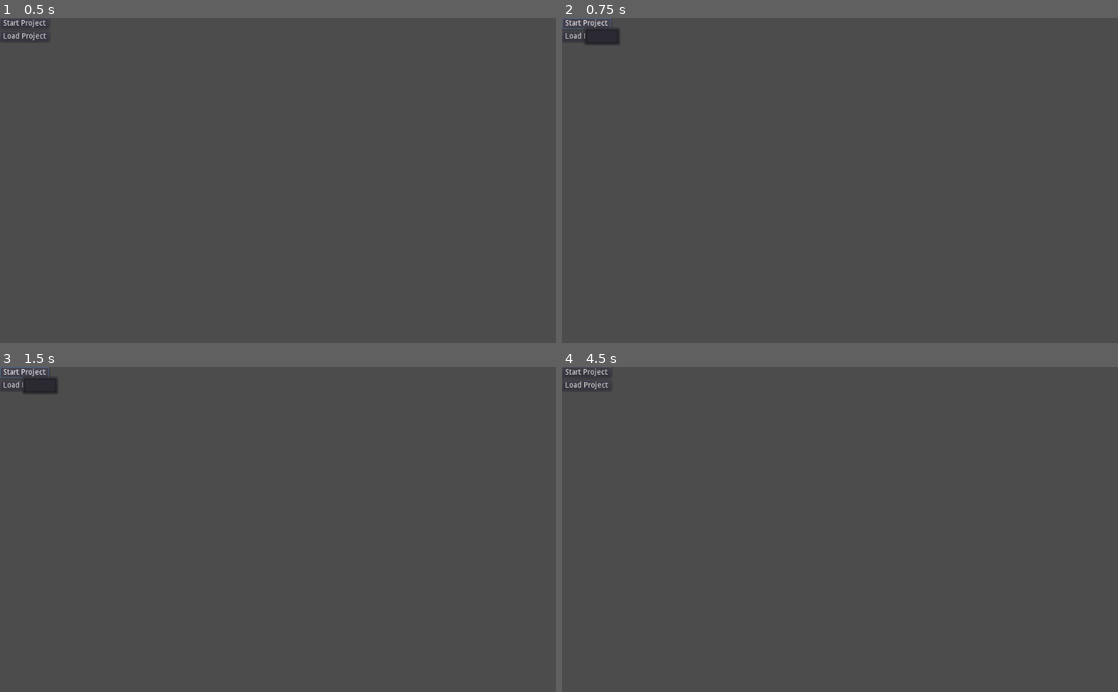
Above: before the commit, frames 1-4 (two rows, left to right).
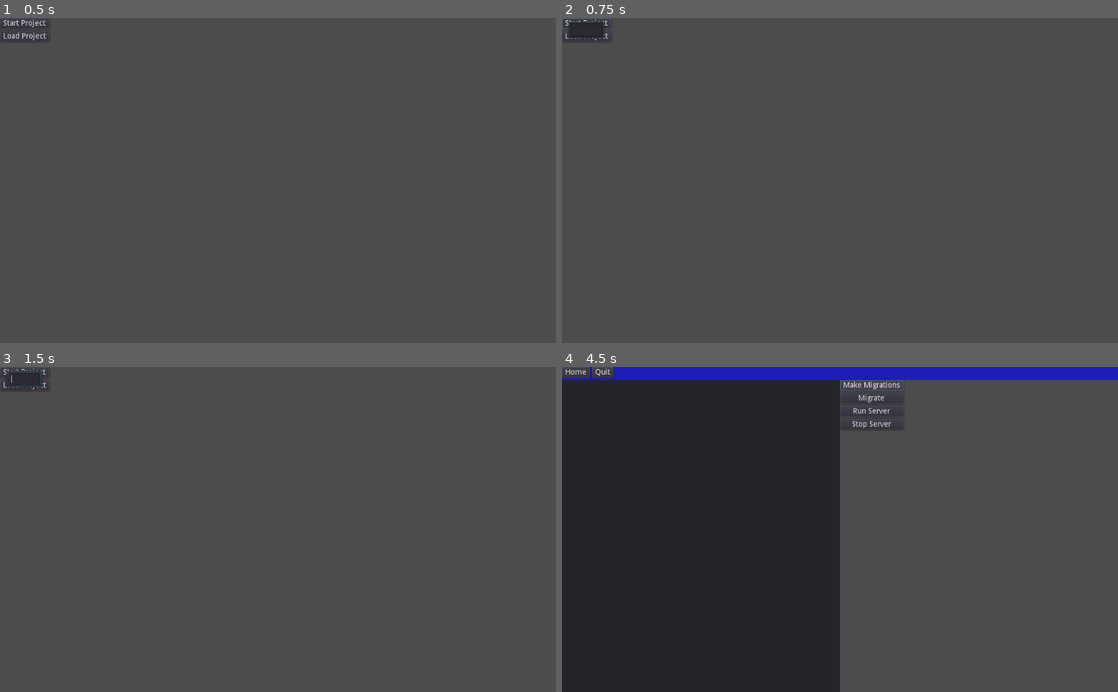
Above: after the commit, the same moments.

Repository: deantony/Reinhardt
Game: Godot game, scene res://Scenes/Home.tscn
Two runs of this game, one before a commit and one after it. Both use one fixed random seed, a clock stepped at 60 frames per second and the inputs below. The project has no main scene, so this scene is started directly.
Inputs (mouse positions are in pixels of both pictures, inside the frame that each line leads up to):
- Up to frame 1 (0.5 s): no input
- Up to frame 2 (0.75 s): click "Start Project" at 0.5 s
- Up to frame 3 (1.5 s): click "Start Project" at 1.25 s
- Up to frame 4 (4.5 s): click "Start Project" at 2 s; click "Load Project" at 2.75 s; tap Enter at 3.5 s; click (873, 386) at 4.25 s, where only the run after the commit has a clickable "Make Migrations"

Frame 1 is identical in both runs. In frame 2, 0.3% of the frame differs, in the area x 1-11%, y 0-9%; in frame 3, 0.3%; in frame 4, 52%, in the area x 0-100%, y 0-100%.

Commit message:
Added GUI Command Prompt

Diff:
--- a/ReinhardtProject/Scenes/Home.tscn
+++ b/ReinhardtProject/Scenes/Home.tscn
@@ -25,14 +25,16 @@
 text = "Load Project"
 
 [node name="StartProjectPop" type="PopupPanel" parent="CenterContainer"]
-margin_left = 41.0
-margin_top = 18.0
-margin_right = 49.0
-margin_bottom = 26.0
+margin_left = 12.0
+margin_top = 6.0
+margin_right = 78.0
+margin_bottom = 38.0
 
 [node name="ProjectName" type="LineEdit" parent="CenterContainer/StartProjectPop"]
-margin_right = 58.0
-margin_bottom = 24.0
+margin_left = 4.0
+margin_top = 4.0
+margin_right = 62.0
+margin_bottom = 28.0
 
 [node name="LoadProjectPop" type="FileDialog" parent="CenterContainer"]
 margin_left = -112.0
--- /dev/null
+++ b/ReinhardtProject/Scenes/ProjectScreen.tscn
@@ -0,0 +1,52 @@
+[gd_scene load_steps=2 format=2]
+
+[ext_resource path="res://Scripts/ProjectScreen.gd" type="Script" id=1]
+
+[node name="ProjectScreen" type="Node2D"]
+script = ExtResource( 1 )
+
+[node name="LeftGrid" type="GridContainer" parent="."]
+margin_right = 40.0
+margin_bottom = 40.0
+
+[node name="CenterGrid" type="GridContainer" parent="."]
+margin_right = 40.0
+margin_bottom = 40.0
+
+[node name="MakeMigrations" type="Button" parent="CenterGrid"]
+margin_right = 117.0
+margin_bottom = 20.0
+text = "Make Migrations"
+
+[node name="Migrate" type="Button" parent="CenterGrid"]
+margin_top = 24.0
+margin_right = 117.0
+margin_bottom = 44.0
+text = "Migrate"
+
+[node name="RunServer" type="Button" parent="CenterGrid"]
+margin_top = 48.0
+margin_right = 117.0
+margin_bottom = 68.0
+text = "Run Server"
+
+[node name="StopServer" type="Button" parent="CenterGrid"]
+margin_top = 72.0
+margin_right = 117.0
+margin_bottom = 92.0
+text = "Stop Server"
+
+[node name="RightGrid" type="GridContainer" parent="."]
+
+[node name="OutputPanel" type="Panel" parent="."]
+margin_right = 40.0
+margin_bottom = 40.0
+
+[node name="Output" type="Label" parent="OutputPanel"]
+margin_right = 40.0
+margin_bottom = 14.0
+
+[connection signal="button_down" from="CenterGrid/MakeMigrations" to="." method="_on_MakeMigrations_button_down"]
+[connection signal="button_down" from="CenterGrid/Migrate" to="." method="_on_Migrate_button_down"]
+[connection signal="button_down" from="CenterGrid/RunServer" to="." method="_on_RunServer_button_down"]
+[connection signal="button_down" from="CenterGrid/StopServer" to="." method="_on_StopServer_button_down"]
--- a/ReinhardtProject/Scripts/Commands.gd
+++ b/ReinhardtProject/Scripts/Commands.gd
@@ -10,6 +10,7 @@
 	var fin_str = temp_str.format({"directory": directory, "command": command})
 	pid = OS.execute("CMD.exe", ["/C", fin_str], true, command_output)
 	pid_list.append(pid)
+	print(command_output)
 	return pid
 func os_cmd_no_block(directory, command):
 	var temp_str = "cd {directory} && {command}"
--- a/ReinhardtProject/Scripts/GUIVariables.gd
+++ b/ReinhardtProject/Scripts/GUIVariables.gd
@@ -9,3 +9,13 @@
 	return Vector2(0, 0)
 func menu_color():
 	return Color(0, 0, 1, .6)
+func get_screen_width():
+	return screen_width
+func get_screen_height():
+	return screen_height - top_menu_size().y
+func get_screen_start_pos():
+	return Vector2(0, top_menu_size().y)
+func two_grid_size():
+	return Vector2(screen_width / 2, get_screen_height())
+func right_grid_pos():
+	return Vector2(two_grid_size().x, get_screen_start_pos().y)
--- a/ReinhardtProject/Scripts/Home.gd
+++ b/ReinhardtProject/Scripts/Home.gd
@@ -17,4 +17,4 @@
 	temp_str = "Projects/{project_name}"
 	fin_str = temp_str.format({"project_name": new_text})
 	commands.set_current_directory(fin_str)
-	print(commands.os_cmd("Projects", "dir"))
+	get_tree().change_scene("res://Scenes/ProjectScreen.tscn")
--- /dev/null
+++ b/ReinhardtProject/Scripts/ProjectScreen.gd
@@ -0,0 +1,28 @@
+extends Node2D
+
+var gui_variables = preload("res://Scripts/GUIVariables.gd")
+var gui = gui_variables.new()
+var command_functions = load("res://Scripts/Commands.gd")
+var commands = command_functions.new()
+var top_menu = preload("res://Scenes/TopMenu.tscn")
+func _ready():
+	var top_menu_instance = top_menu.instance()
+	add_child(top_menu_instance)
+	$CenterGrid.rect_position = gui.right_grid_pos()
+	$OutputPanel.rect_size = gui.two_grid_size()
+	$OutputPanel.rect_position = gui.get_screen_start_pos()
+func _print_command_prompt_output():
+	for i in range(len(commands.command_output)):
+		$OutputPanel/Output.text = commands.command_output[i]
+func _on_MakeMigrations_button_down():
+	commands.os_cmd(commands.get_current_directory(), "python manage.py makemigrations")
+	_print_command_prompt_output()
+func _on_Migrate_button_down():
+	commands.os_cmd(commands.get_current_directory(), "python manage.py migrate")
+	_print_command_prompt_output()
+func _on_RunServer_button_down():
+	commands.os_cmd_no_block(commands.get_current_directory(), "python manage.py runserver")
+	_print_command_prompt_output()
+func _on_StopServer_button_down():
+	commands.stop_server()
+	_print_command_prompt_output()
Not shown, added: ReinhardtProject/Projects/abcdef/abcdef/__init__.py
Not shown, added: ReinhardtProject/Projects/abcdef/abcdef/asgi.py
Not shown, added: ReinhardtProject/Projects/abcdef/abcdef/settings.py
Not shown, added: ReinhardtProject/Projects/abcdef/abcdef/urls.py
Not shown, added: ReinhardtProject/Projects/abcdef/abcdef/wsgi.py
Not shown, added: ReinhardtProject/Projects/abcdef/db.sqlite3
Not shown, added: ReinhardtProject/Projects/abcdef/manage.py
Not shown, removed: ReinhardtProject/Projects/i/i/asgi.py
Not shown, removed: ReinhardtProject/Projects/i/i/wsgi.py
Not shown, removed: ReinhardtProject/Projects/i/manage.py
Not shown, removed: ReinhardtProject/Projects/k/k/__init__.py
Not shown, removed: ReinhardtProject/Projects/k/k/settings.py
(and 7 more such lines)
